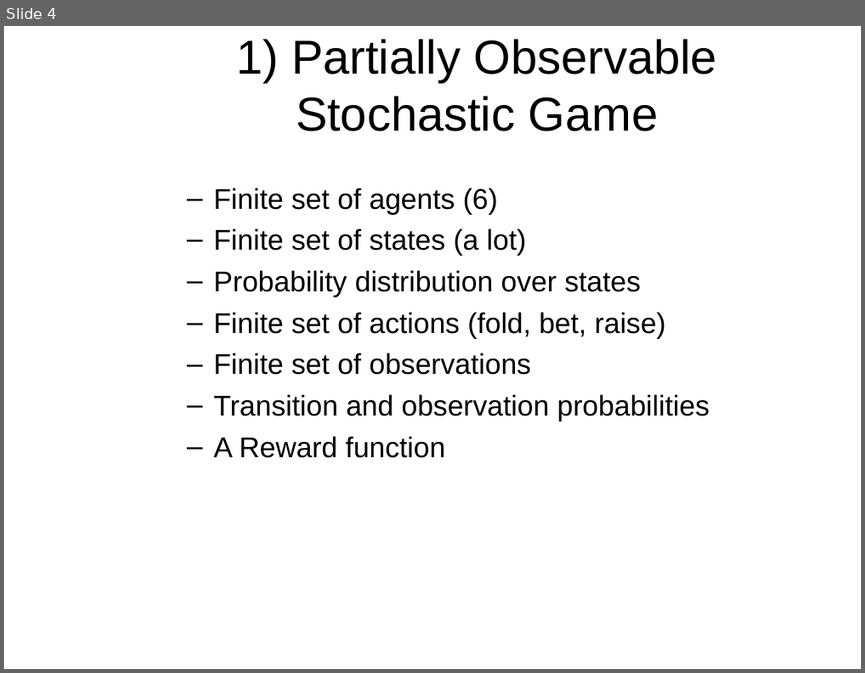
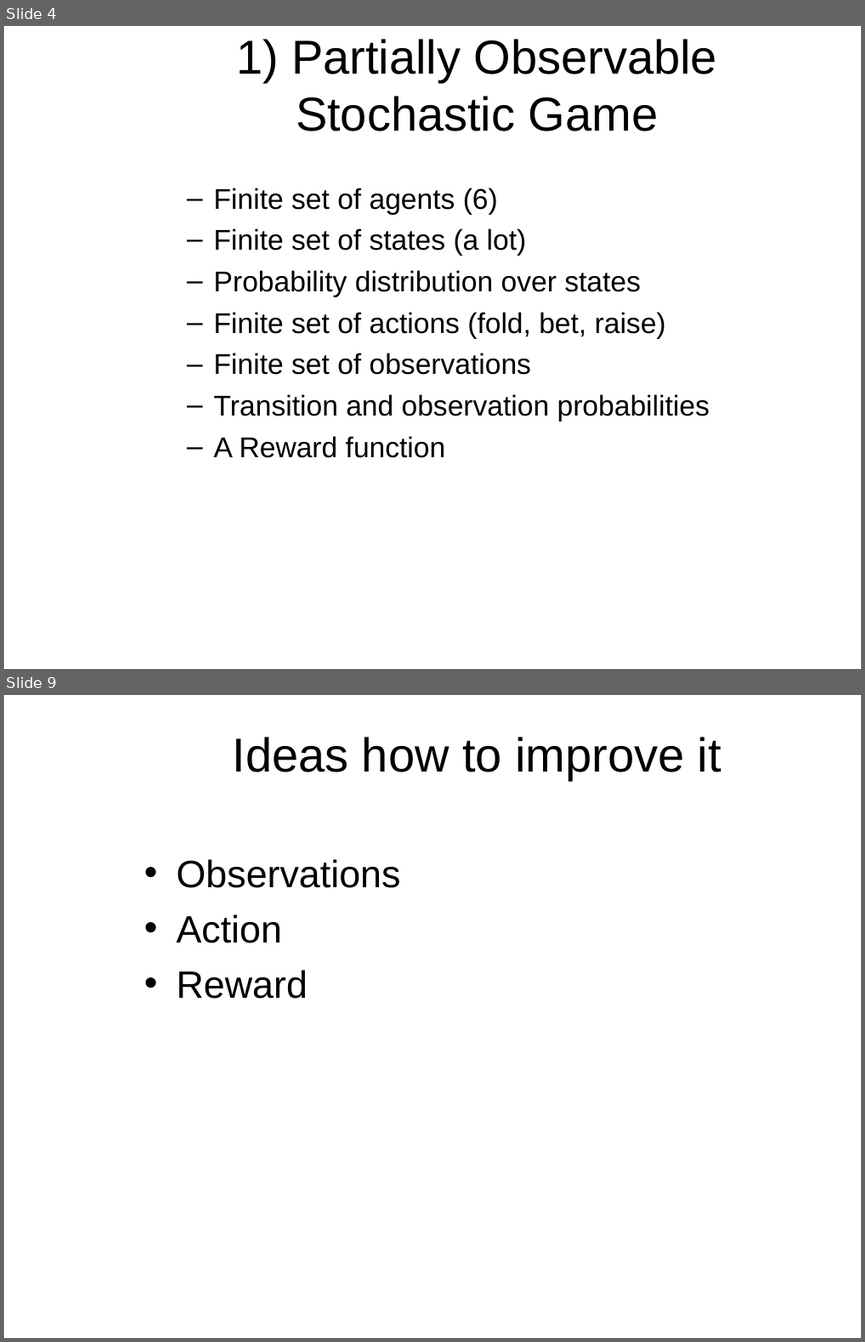
Before and after one commit to stefanfroth/poker, a slide deck: final.ppt. Shown one above the other, each under a label of ours: slide 4 before the commit, slides 4 and 9 after it; the slides between them are not shown. The pictures are 865x673 and 865x1342 pixels, drawn with LibreOffice and Linux fonts; fonts in the diff are those of the drawing; background and template pictures are left out. Boxes give left, top, right and bottom in pixels: in the first picture for what was removed or moved away, otherwise in the second. Text is boxed around its words. In the diff, an @@ line names an element or a change of style, - is before the commit and + after.

```diff
--- a/final.ppt
+++ b/final.ppt
@@ slide 9 added at [4, 695, 861, 1338], background picture (left out) @@
@@ title added at [233, 737, 721, 780], 40 pt, text #000000 @@
+Ideas how to improve it
@@ text added at [177, 859, 401, 998], 32 pt, text #000000 @@
+• Observations
+• Action
+• Reward
```
Also in this commit, not shown: 4 other slides added, 1 slide removed, 6 other files.
